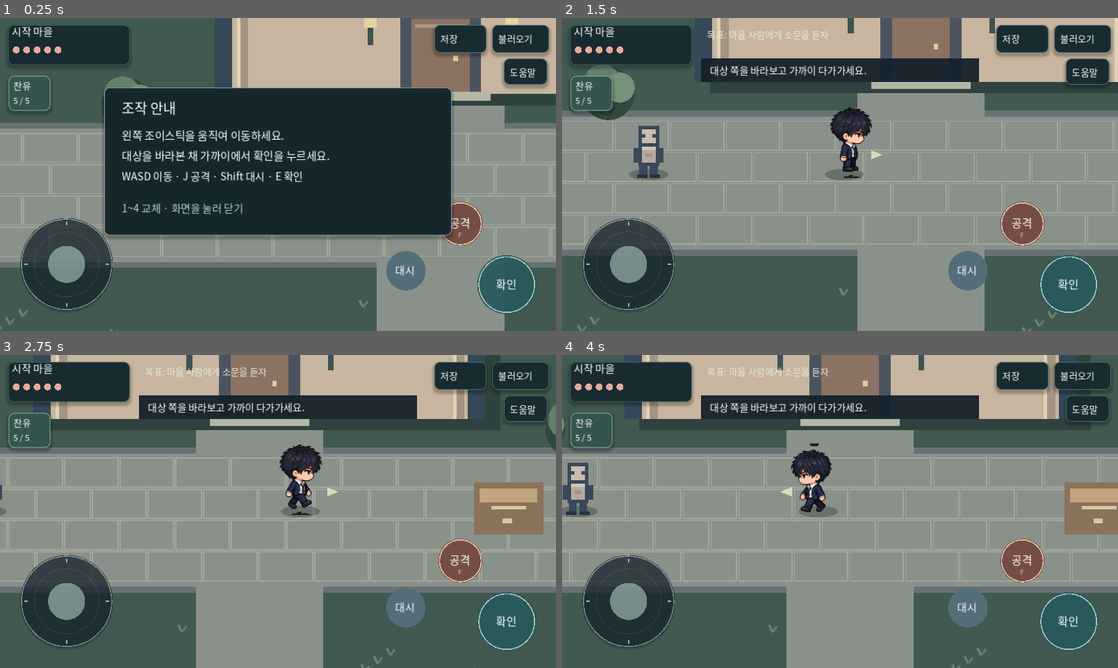
Above: before the commit, frames 1-4 (two rows, left to right).
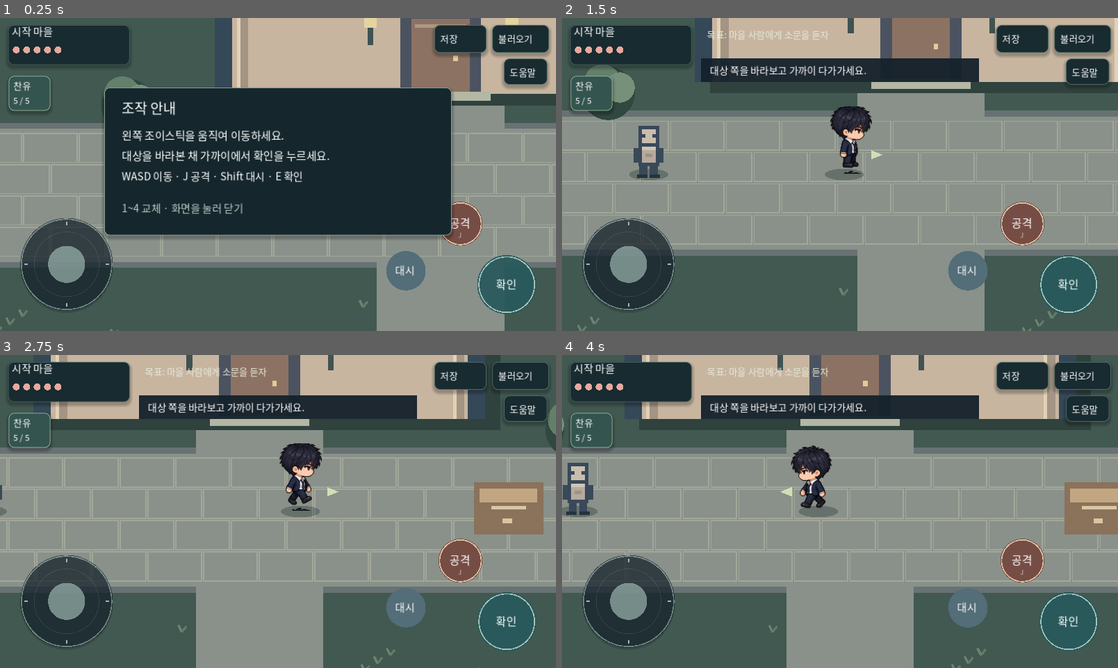
Above: after the commit, the same moments.

Repository: asnt39/-
Game: Godot game, scene res://main.tscn
Same seed, same stepped clock (60 frames per second), same inputs: the game is played once before the commit and once after it.
Inputs (mouse positions are in pixels of both pictures, inside the frame that each line leads up to):
- Up to frame 1 (0.25 s): no input
- Up to frame 2 (1.5 s): tap Enter at 0.5 s; move the mouse to (962, 158) at 0.52 s; hold Right 0.53-1.25 s; tap E at 0.6 s; click (962, 158) at 0.67 s; tap Space at 0.77 s; drag from (728, 190) to (812, 237) at 1.27 s
- Up to frame 3 (2.75 s): move the mouse to (333, 442) at 2.02 s; hold Right from 2.03 s (still down); tap 1 at 2.1 s
- Up to frame 4 (4 s): release Right at 2.75 s; drag from (812, 574) to (673, 464) at 2.77 s; move the mouse to (1006, 558) at 3.52 s; hold Left from 3.53 s (still down); tap 4 at 3.6 s; tap Space at 3.77 s

The runs differ from the first frame. In frame 1, less than 0.1% of the frame differs, in the area x 82-83%, y 68-71%; in frame 2, 0.6%; in frame 3, 0.7%, in the area x 50-83%, y 28-71%; in frame 4, 0.6%.

Commit message:
Fix sprite frame crop and attack hint

Diff:
--- a/main.gd
+++ b/main.gd
@@ -378,9 +378,9 @@
 	elif dir.y < 0: row = 3
 	var column := 0
 	if phase != 0.0: column = 1 if sin(phase) >= 0 else 2
-	var source := Rect2(column * 181, row * 181, 181, 181)
+	var source := Rect2(column * 181, row * 181 + 10, 181, 171)
 	var tint := Color(1.0, 0.65, 0.65) if hurt else Color.WHITE
-	draw_texture_rect_region(chanyu, Rect2(pos + Vector2(-31, -59), Vector2(62, 62)), source, tint)
+	draw_texture_rect_region(chanyu, Rect2(pos + Vector2(-31, -59), Vector2(62, 58.5)), source, tint)
 
 func person(pos: Vector2, dir: Vector2, phase: float, color: Color) -> void:
 	draw_ellipse_shadow(pos)
@@ -532,7 +532,7 @@
 	draw_circle(c.attack.get_center(), 38, Color("aa715f") if punch_time > 0 else Color("754d45"))
 	draw_arc(c.attack.get_center(), 36, 0, TAU, 40, Color("e2c0a0"), 2)
 	label(c.attack.get_center() + Vector2(-19, 6), "공격", 19)
-	if not OS.has_feature("mobile"): label(c.attack.get_center() + Vector2(-4, 24), "F", 11, Color("dac3b3"))
+	if not OS.has_feature("mobile"): label(c.attack.get_center() + Vector2(-4, 24), "J", 11, Color("dac3b3"))
 	draw_circle(c.action.get_center(), 51, Color(0.32, 0.55, 0.53, 0.98) if action_feedback > 0 else Color(0.16, 0.35, 0.36, 0.94))
 	draw_arc(c.action.get_center(), 48, 0, TAU, 48, Color(0.75, 0.87, 0.82, 0.8), 2)
 	label(c.action.get_center() + Vector2(-19, 7), "확인", 19)
